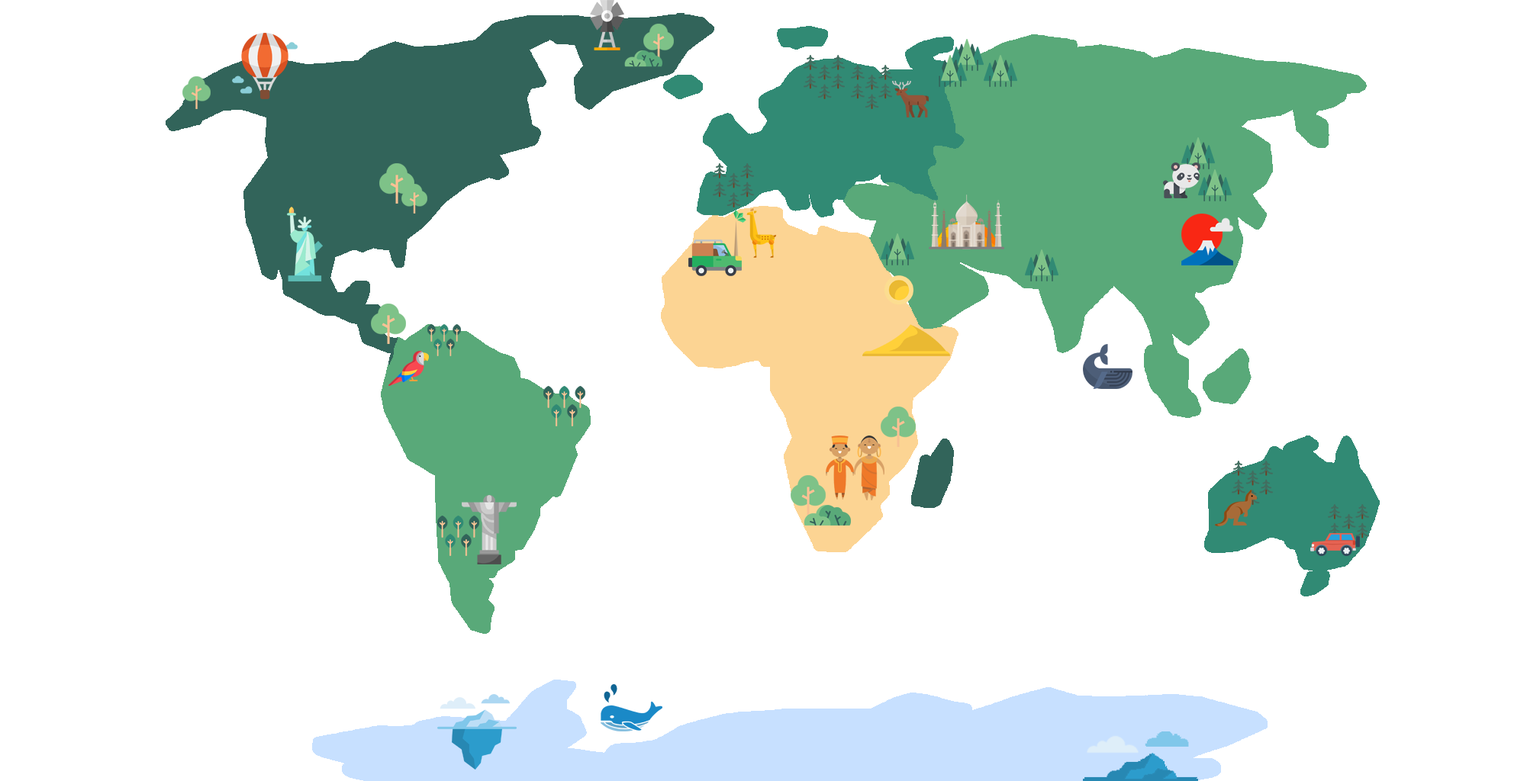
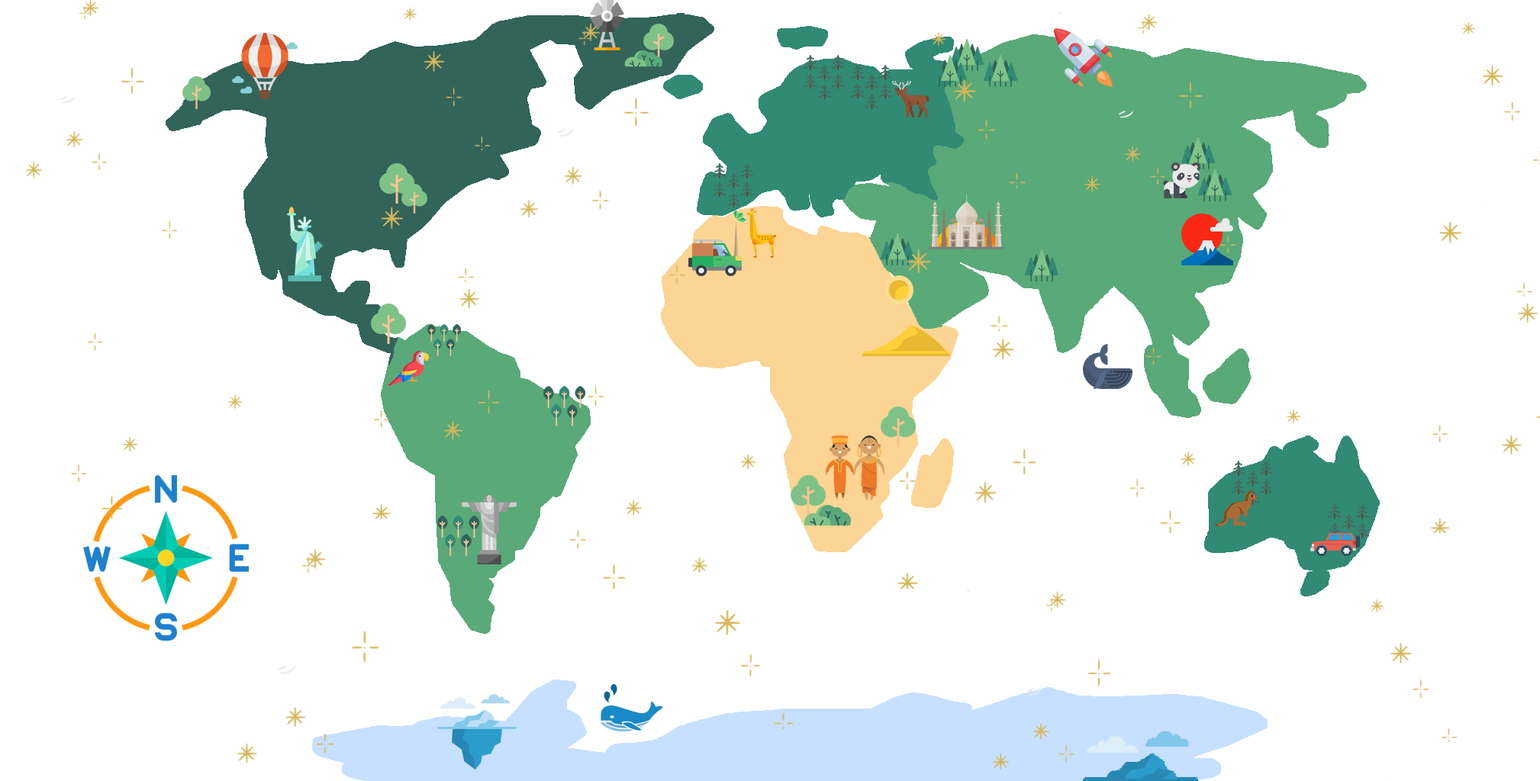
Comparing the layer stacks of the two w=1540, h=781 images. Changes:
added layer "Layer 5 copy 4" above "Layer 5 copy 3" over (x1=206, y1=546, x2=794, y2=774)
added layer "Layer 5 copy 3" above "Layer 5 copy 2" over (x1=966, y1=589, x2=1458, y2=780)
added layer "Layer 5 copy 2" above "Layer 5 copy" over (x1=1058, y1=11, x2=1540, y2=534)
added layer "Layer 5 copy" above "Layer 5" over (x1=492, y1=20, x2=1037, y2=590)
added layer "Layer 5" above "detail" over (x1=25, y1=0, x2=500, y2=519)
added layer "Layer 4" in group "detail" over (x1=1053, y1=28, x2=1113, y2=87)
added layer "w s" in group "detail" over (x1=83, y1=475, x2=249, y2=642)
painted on "Layer 0" over (x1=911, y1=438, x2=954, y2=509)
